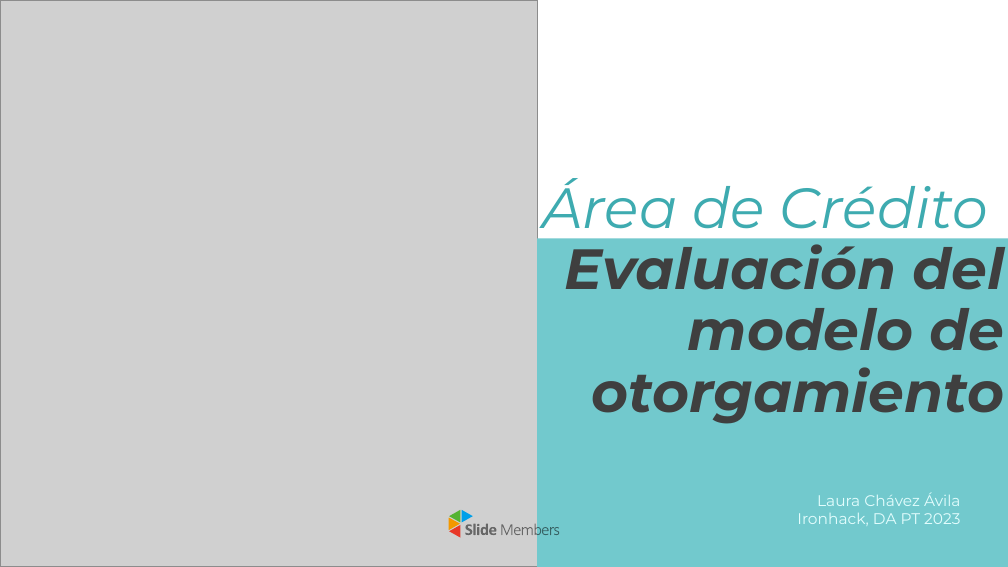
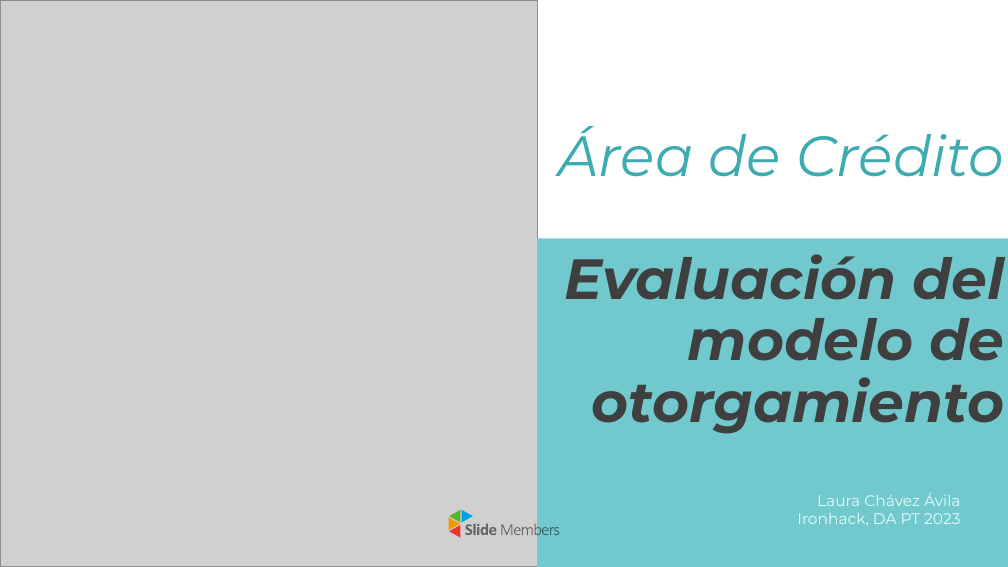
Before and after one commit to LauraChavez8/FinalProjectLCA, a slide deck: slide 1 of slides/Presentacion_Final_LCA.pptx. Drawn at 1008x567 pixels with LibreOffice and Linux fonts; fonts in the diff are those of the drawing; grey boxes stand for pictures. Boxes give left, top, right and bottom in pixels: in the first picture for what was removed or moved away, otherwise in the second. Text is boxed around its words. In the diff, an @@ line names an element or a change of style, - is before the commit and + after.

```diff
--- a/slides/Presentacion_Final_LCA.pptx
+++ b/slides/Presentacion_Final_LCA.pptx
@@ title "Área de Crédito Evaluación del ..." rewrapped from <box>542,178,1005,424</box> to <box>558,126,1005,434</box> @@
```
